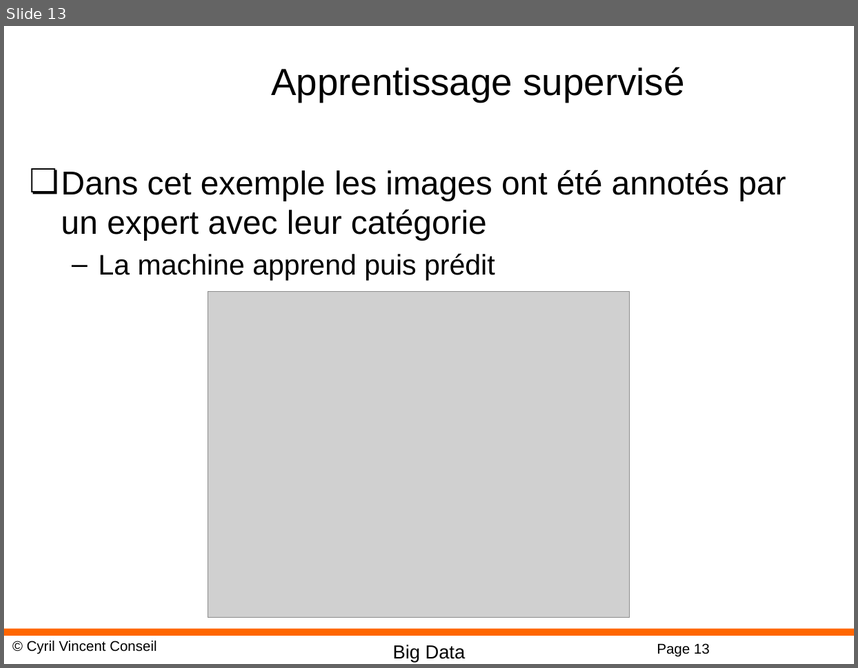
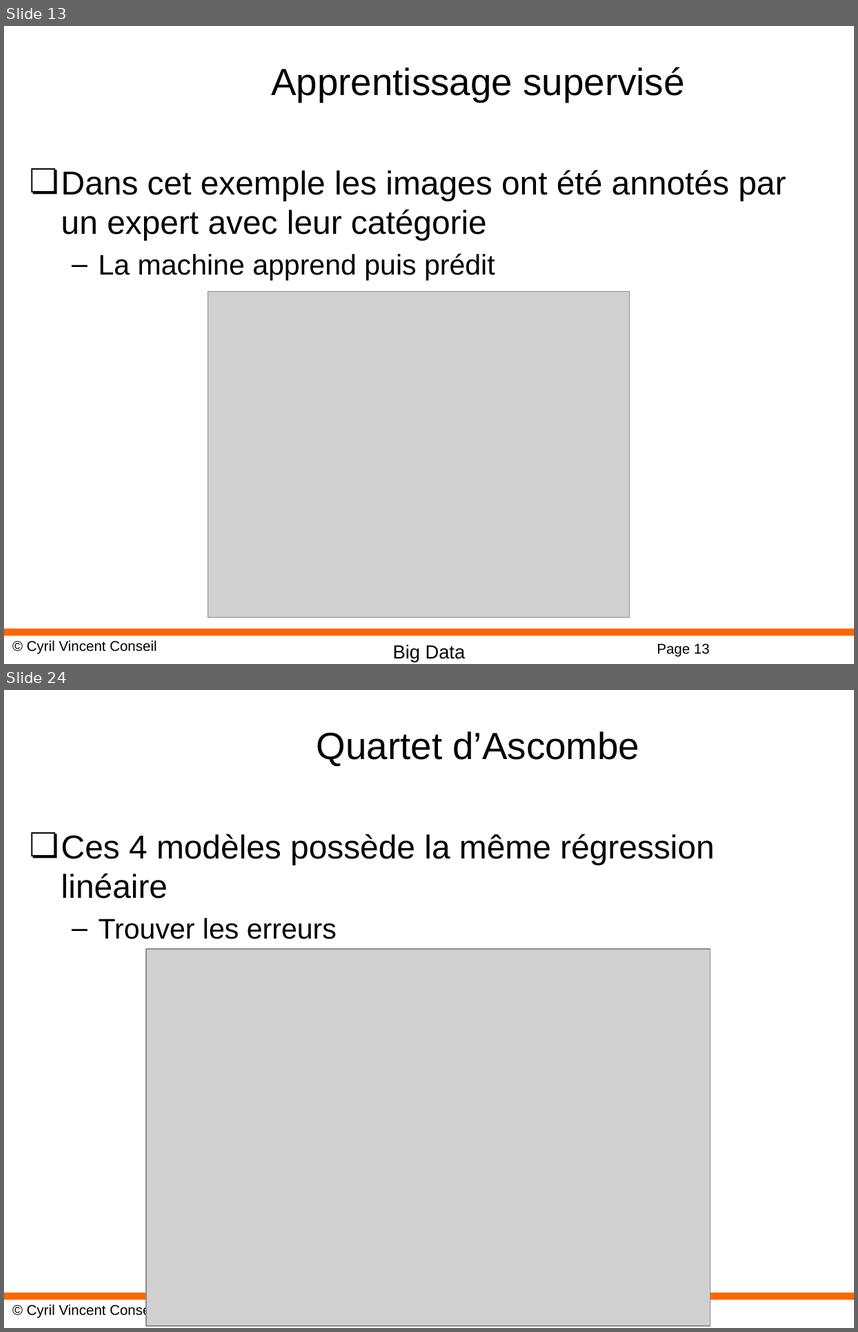
Before and after one commit to cyrilvincent/bigdata, a slide deck: ppt/BigData01-Intro.pptx. Shown one above the other, each under a label of ours: slide 13 before the commit, slides 13 and 24 after it; the slides between them are not shown. The pictures are 858x668 and 858x1332 pixels, drawn with LibreOffice and Linux fonts; fonts in the diff are those of the drawing; grey boxes stand for pictures; background and template pictures are left out. Boxes give left, top, right and bottom in pixels: in the first picture for what was removed or moved away, otherwise in the second. Text is boxed around its words. In the diff, an @@ line names an element or a change of style, - is before the commit and + after.

```diff
--- a/ppt/BigData01-Intro.pptx
+++ b/ppt/BigData01-Intro.pptx
@@ slide 24 added at (4, 690, 854, 1328), background #FFFFFF; not listed: 4 template elements that a slide beside it also shows @@
@@ title added at (317, 731, 640, 766), 32 pt, text #000000 @@
+Quartet d’Ascombe
@@ text added at (61, 834, 715, 939), 28 pt, text #000000 @@
+❏ Ces 4 modèles possède la même régression linéaire
+  – Trouver les erreurs
@@ picture added at (146, 949, 711, 1325) @@
```
Also in this commit, not shown: 23 other slides added, 22 other files.
